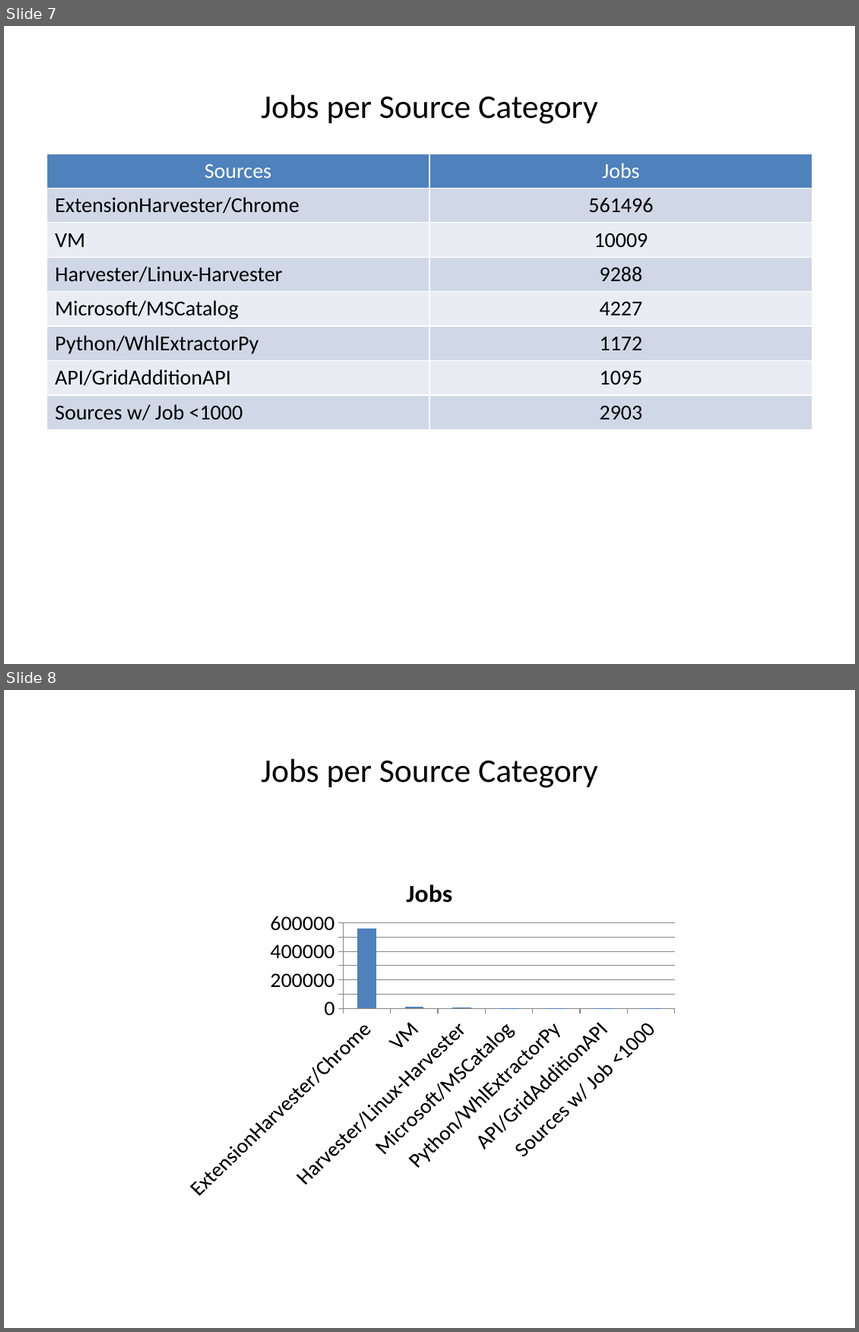
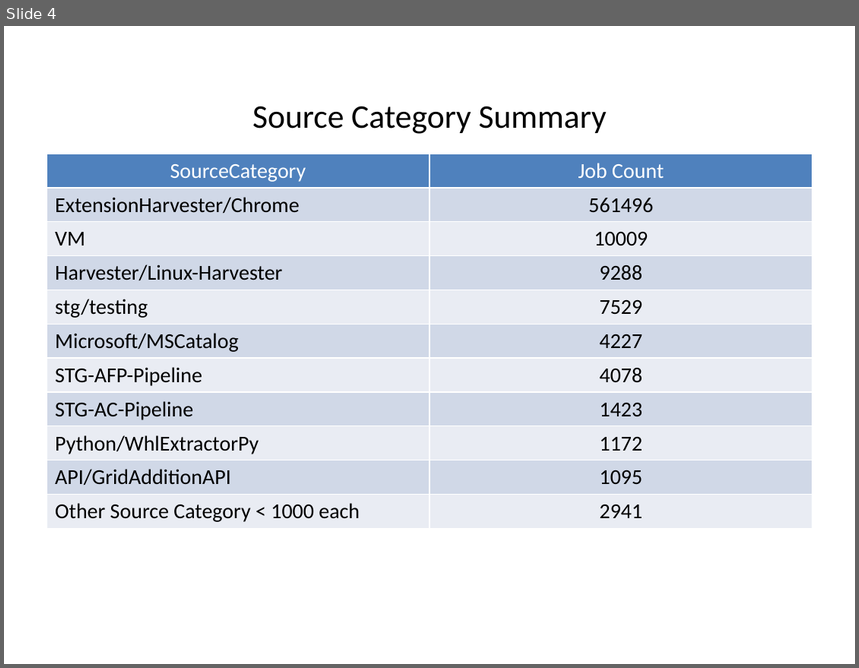
Before and after one commit to JezreelHazelEndaya/JRClient-, a slide deck: status_report.pptx. Shown one above the other, each under a label of ours: slides 7 and 8 before the commit, slide 4 after it. The pictures are 859x1332 and 859x668 pixels, drawn with LibreOffice and Linux fonts; fonts in the diff are those of the drawing. Boxes give left, top, right and bottom in pixels: in the first picture for what was removed or moved away, otherwise in the second. Text is boxed around its words. In the diff, an @@ line names an element or a change of style, - is before the commit and + after.

```diff
--- a/status_report.pptx
+++ b/status_report.pptx
@@ slide 8 removed at [4, 690, 855, 1328], background #FFFFFF @@
@@ title removed at [261, 758, 598, 788] @@
-Jobs per Source Category
@@ column chart removed at [174, 860, 685, 1201] @@
-title "Jobs"
-categories: ExtensionHarvester/Chrome, VM, Harvester/Linux-Harvester, Microsoft/MSCatalog, Python/WhlExtractorPy, API/GridAdditionAPI, Sources w/ Job <1000
-Jobs: 560000, 10000, 10000, 0, 0, 0, 0
@@ what was slide 7 is now slide 4 @@
@@ slide 4 changed as well @@
@@ text at [253, 106, 607, 134]: text changed @@
-Jobs per Source Category
+Source Category Summary
@@ table at [47, 154, 813, 525] @@
-row 1, column 1: Sources
+row 1, column 1: SourceCategory
-row 1, column 2: Jobs
+row 1, column 2: Job Count
+row 5: stg/testing | 7529
+row 7: STG-AFP-Pipeline | 4078
+row 8: STG-AC-Pipeline | 1423
-row 11, column 1: Sources w/ Job <1000
+row 11, column 1: Other Source Category < 1000 each
-row 11, column 2: 2903
+row 11, column 2: 2941
```
Also in this commit, not shown: 3 other slides changed, 2 slides added, 4 other slides removed, 4 other files.
